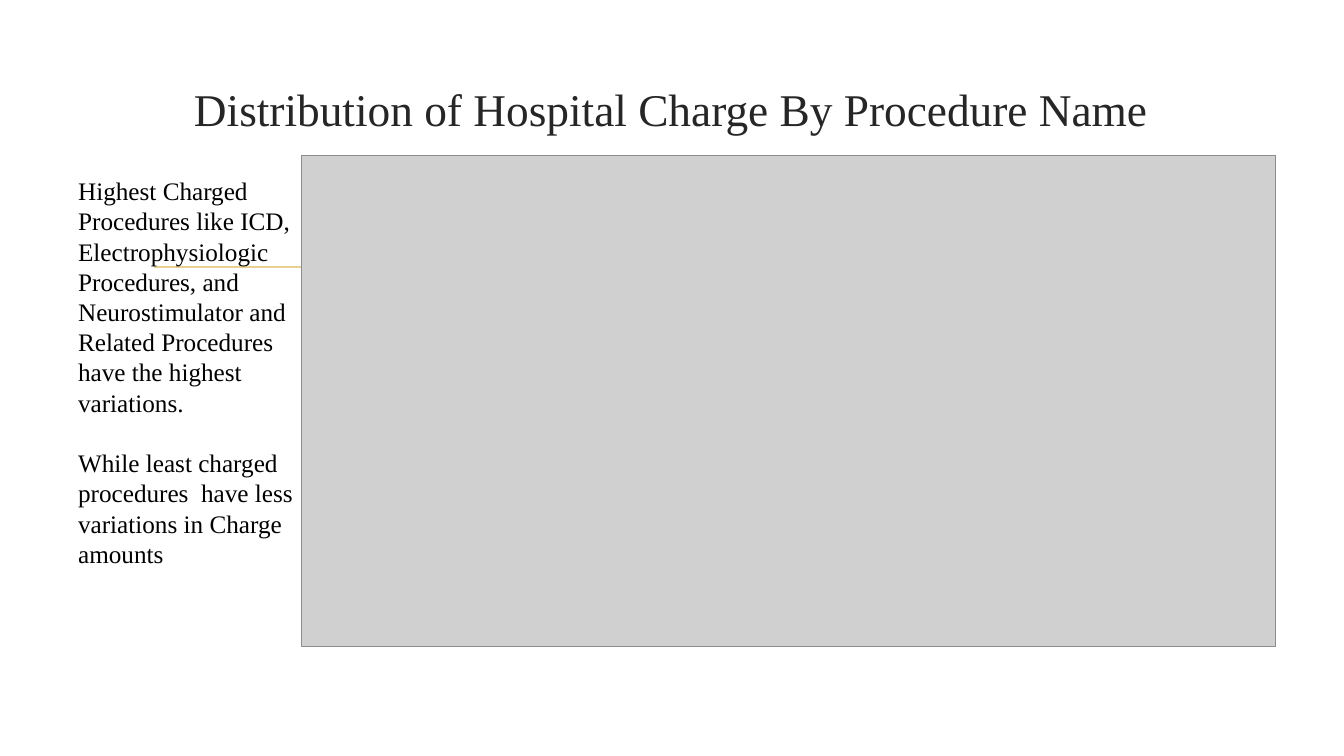
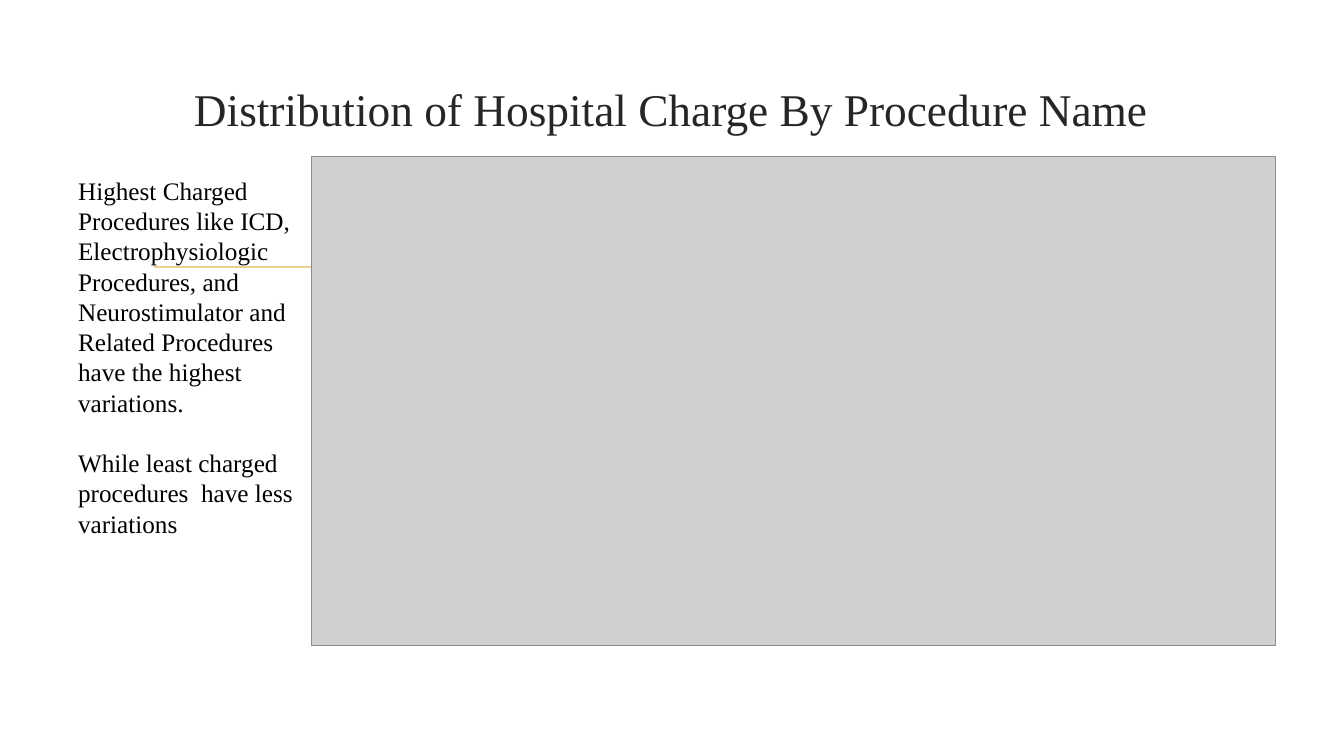
Before and after one commit to asidamo/Variations_In_Hospital_Charges_In_USA, a slide deck: slide 12 of Capstone Presentation.pptx (slide 11 before the commit). Drawn at 1344x756 pixels with LibreOffice and Linux fonts; fonts in the diff are those of the drawing; grey boxes stand for pictures; background and template pictures are left out. Boxes give left, top, right and bottom in pixels: in the first picture for what was removed or moved away, otherwise in the second. Text is boxed around its words. In the diff, an @@ line names an element or a change of style, - is before the commit and + after.

```diff
--- a/Capstone Presentation.pptx
+++ b/Capstone Presentation.pptx
@@ picture resized from (x1=301, y1=155, x2=1275, y2=646) to (x1=312, y1=156, x2=1276, y2=645) @@
@@ text at (x1=78, y1=454, x2=293, y2=534): text changed @@
-While least charged procedures have less variations in Charge amounts
+While least charged procedures have less variations
```
Also in this commit, not shown: 13 other slides changed, 1 slide added, 3 slides removed, 1 other file.
